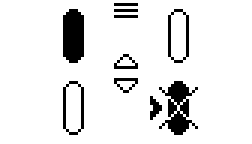
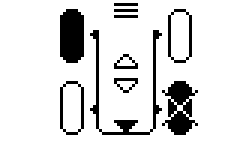
The second (252, 144) image is a revision of the first. Changes to its layers:
hid "Копия Фон #3" over [60, 9, 198, 135]
hid "Копия Фон #1" over [60, 9, 198, 135]
added layer "Копия Фон #25" in group "MainScreen" over [60, 9, 198, 135]
